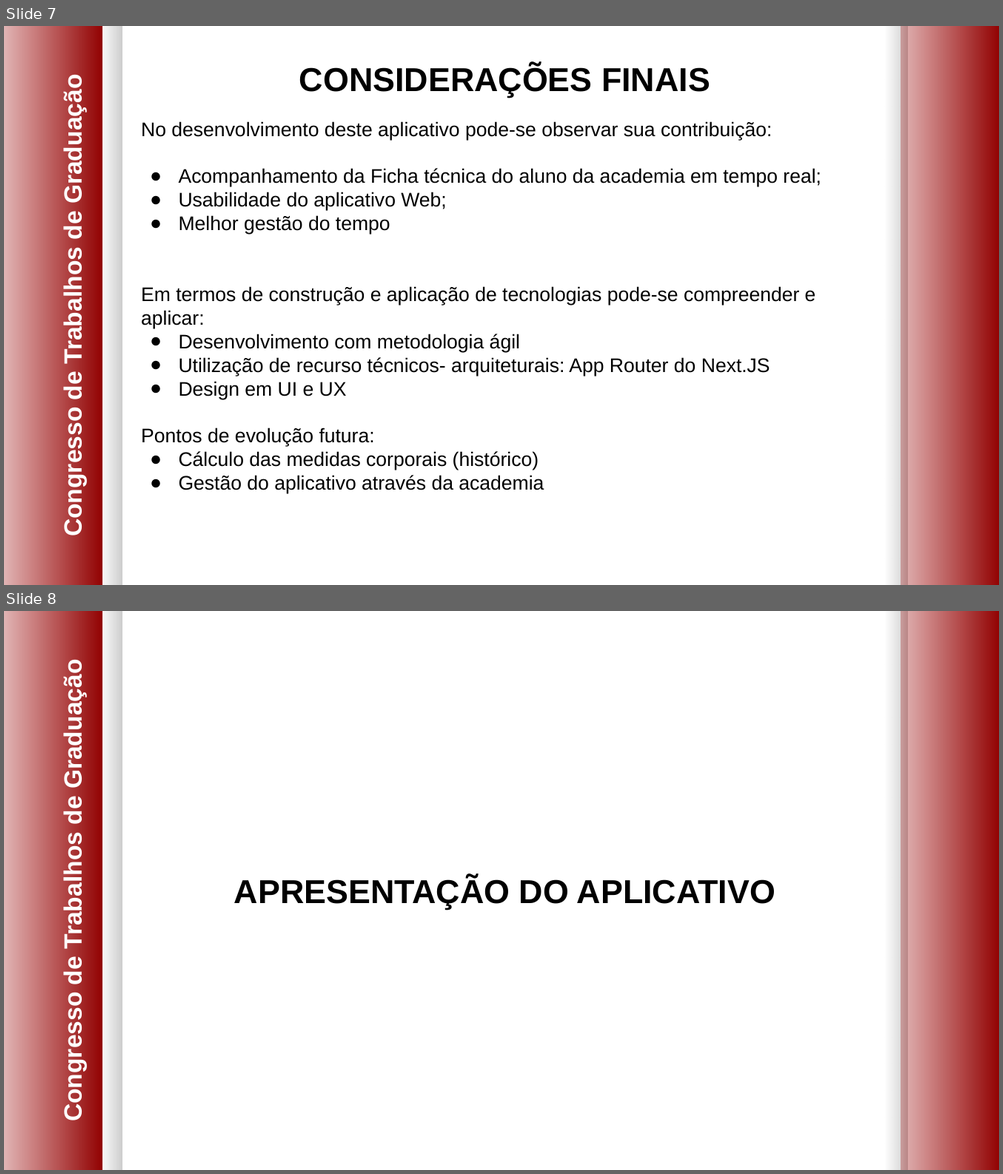
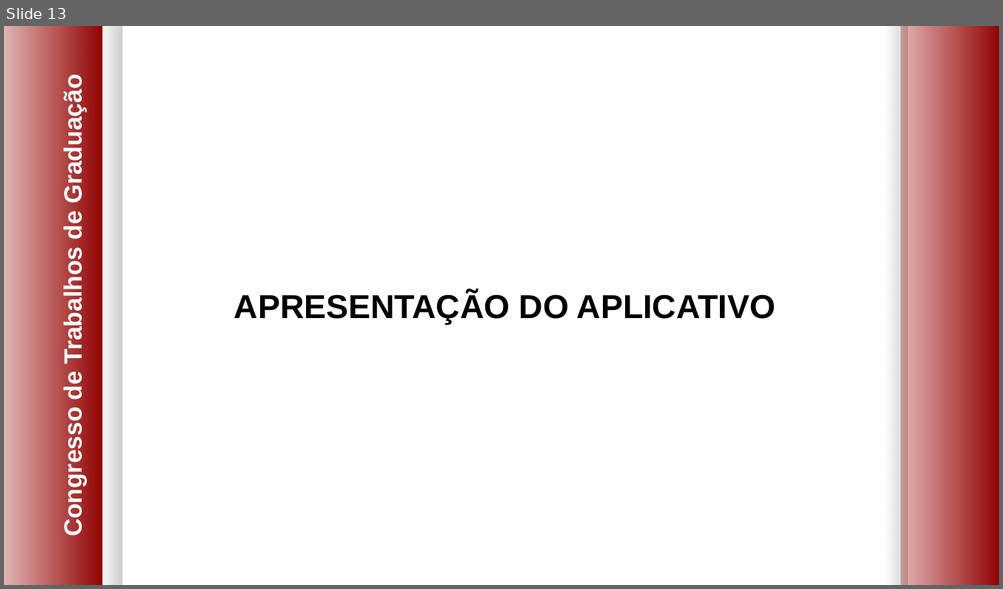
Before and after one commit to AntonioMenelau/FatecConnect-TG, a slide deck: documentação/Apresentação - FatecConnect.pptx. Shown one above the other, each under a label of ours: slides 7 and 8 before the commit, slide 13 after it. The pictures are 1003x1174 and 1003x589 pixels, drawn with LibreOffice and Linux fonts; fonts in the diff are those of the drawing; background and template pictures are left out. Boxes give left, top, right and bottom in pixels: in the first picture for what was removed or moved away, otherwise in the second. Text is boxed around its words. In the diff, an @@ line names an element or a change of style, - is before the commit and + after.

```diff
--- a/documentação/Apresentação - FatecConnect.pptx
+++ b/documentação/Apresentação - FatecConnect.pptx
@@ slide 7 removed at (x1=4, y1=26, x2=999, y2=585), background #FFFFFF; not listed: 5 template elements that a slide beside it also shows @@
@@ text removed at (x1=299, y1=65, x2=710, y2=98) @@
-CONSIDERAÇÕES FINAIS
@@ text removed at (x1=141, y1=121, x2=821, y2=494) @@
-No desenvolvimento deste aplicativo pode-se observar sua contribuição:
-● Acompanhamento da Ficha técnica do aluno da academia em tempo real;
-● Usabilidade do aplicativo Web;
-● Melhor gestão do tempo
-Em termos de construção e aplicação de tecnologias pode-se compreender e aplicar:
-● Desenvolvimento com metodologia ágil
-● Utilização de recurso técnicos- arquiteturais: App Router do Next.JS
-● Design em UI e UX
-Pontos de evolução futura:
-● Cálculo das medidas corporais (histórico)
-● Gestão do aplicativo através da academia
@@ what was slide 8 is now slide 13 @@
```
Also in this commit, not shown: 6 slides changed, 6 slides added.
